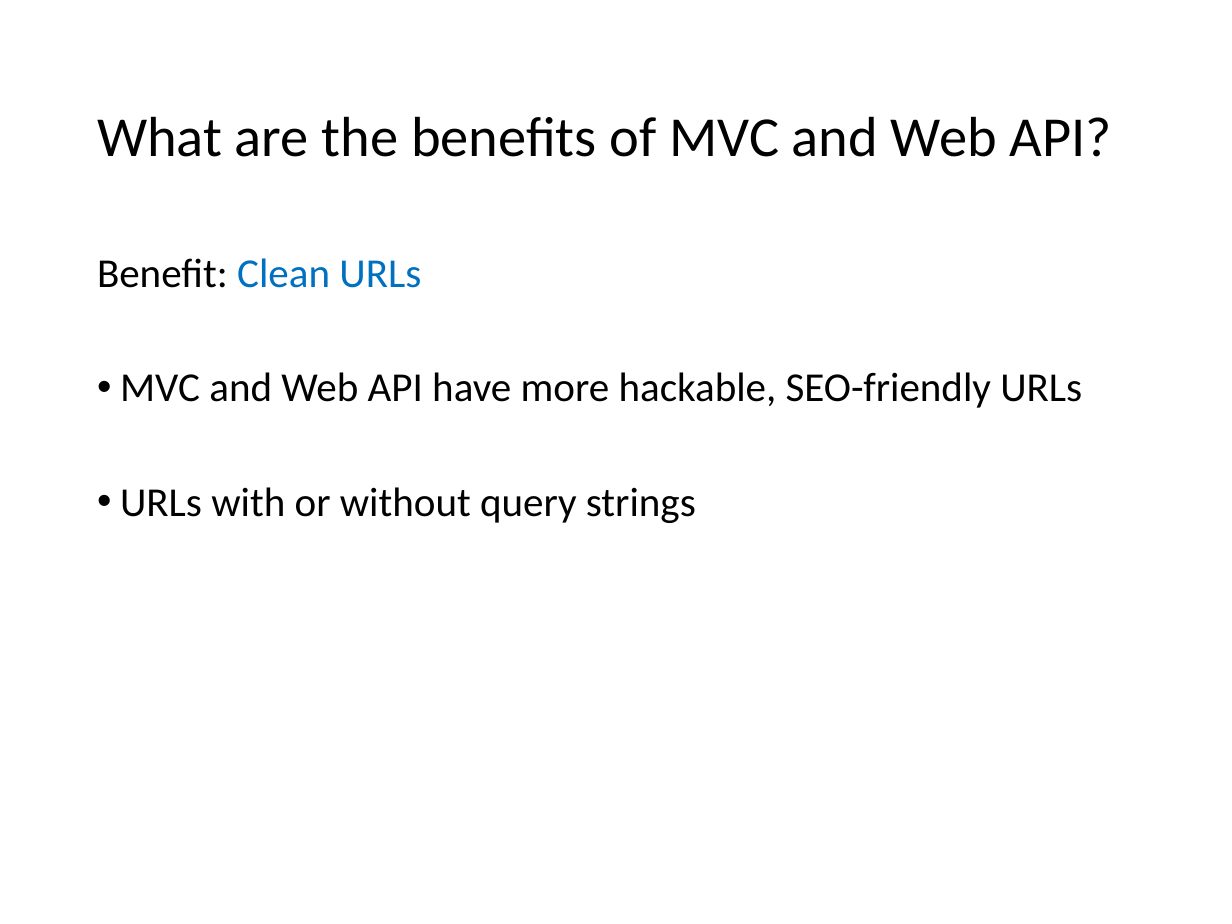
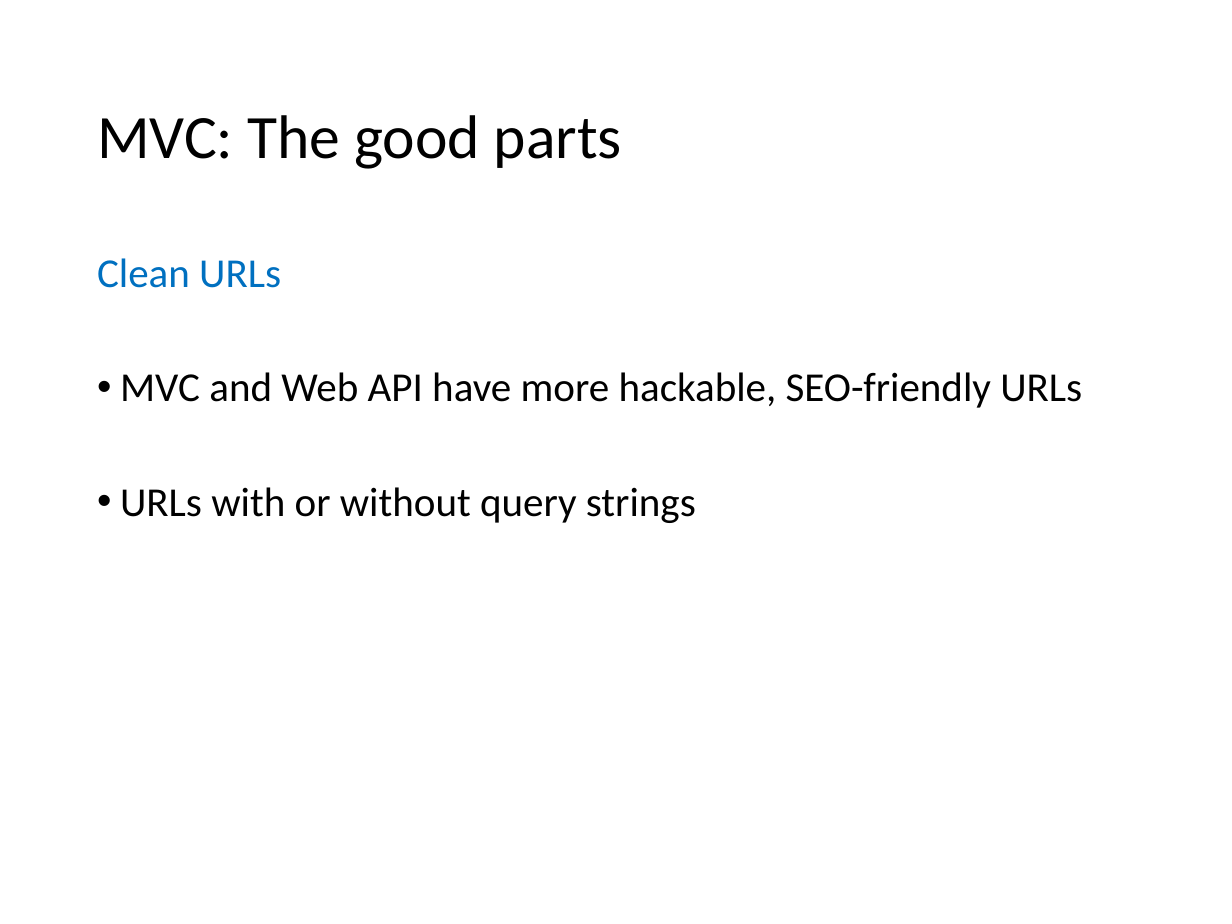
Before and after one commit to VolareSoftware/Presentations, a slide deck: slide 26 of Intro to MVC and Web API - Denver Dev Days/Introduction to MVC and Web API.pptx (slide 25 before the commit). Drawn at 1232x924 pixels with LibreOffice and Linux fonts; fonts in the diff are those of the drawing. Boxes give left, top, right and bottom in pixels: in the first picture for what was removed or moved away, otherwise in the second. Text is boxed around its words. In the diff, an @@ line names an element or a change of style, - is before the commit and + after.

```diff
--- a/Intro to MVC and Web API - Denver Dev Days/Introduction to MVC and Web API.pptx
+++ b/Intro to MVC and Web API - Denver Dev Days/Introduction to MVC and Web API.pptx
@@ title at <box>97,115,622,169</box>: text changed; size 33 to 36 pt @@
-What are the benefits of MVC and Web API?
+MVC: The good parts
@@ text at <box>97,258,281,288</box>: text changed @@
-Benefit: Clean URLs
+Clean URLs
```
Also in this commit, not shown: 17 other slides changed, 1 slide added, 1 slide removed.
